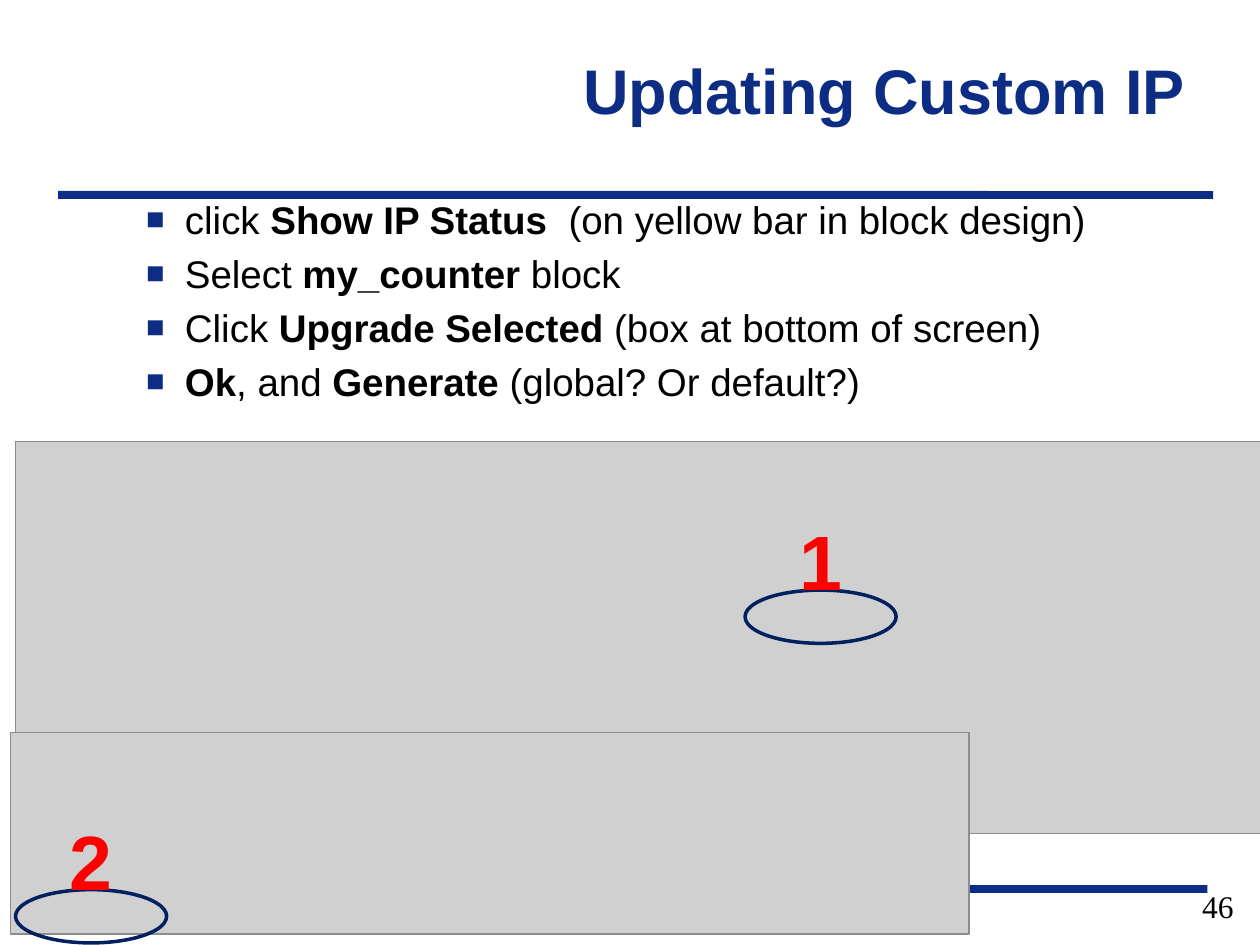
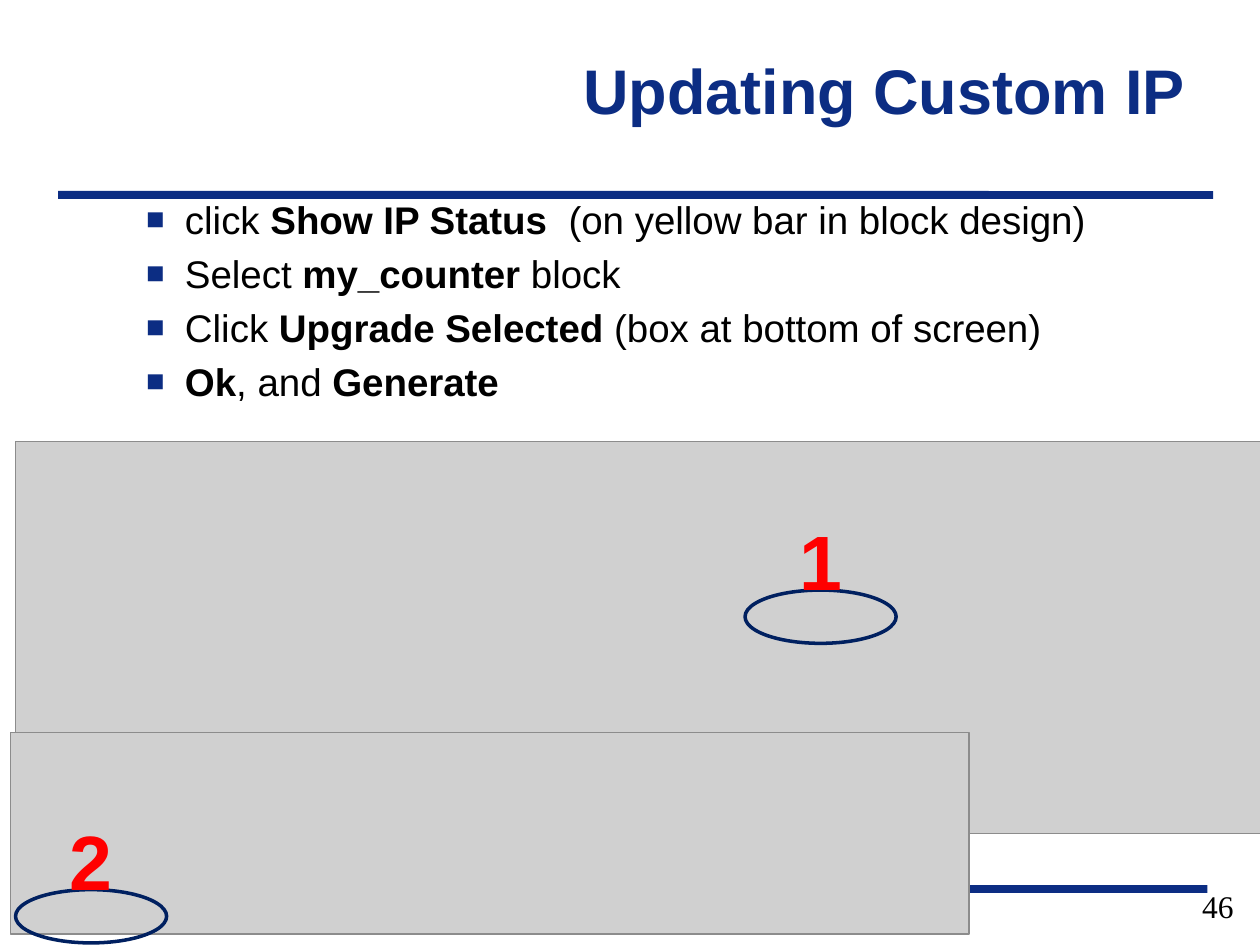
Before and after one commit to GeorgeYork/ECE383_web, a slide deck: slide 46 of lecture/slides/ECE_383_Lec18_2018.pptx. Drawn at 1260x945 pixels with LibreOffice and Linux fonts; fonts in the diff are those of the drawing; grey boxes stand for pictures; background and template pictures are left out. Boxes give left, top, right and bottom in pixels: in the first picture for what was removed or moved away, otherwise in the second. Text is boxed around its words. In the diff, an @@ line names an element or a change of style, - is before the commit and + after.

```diff
--- a/lecture/slides/ECE_383_Lec18_2018.pptx
+++ b/lecture/slides/ECE_383_Lec18_2018.pptx
@@ text at [185,368,499,401]: text changed; bold on @@
-  ■ Ok, and Generate (global? Or default?)
+  ■ Ok, and Generate
```
Also in this commit, not shown: 5 other slides changed, 2 slides added, 1 slide removed.
